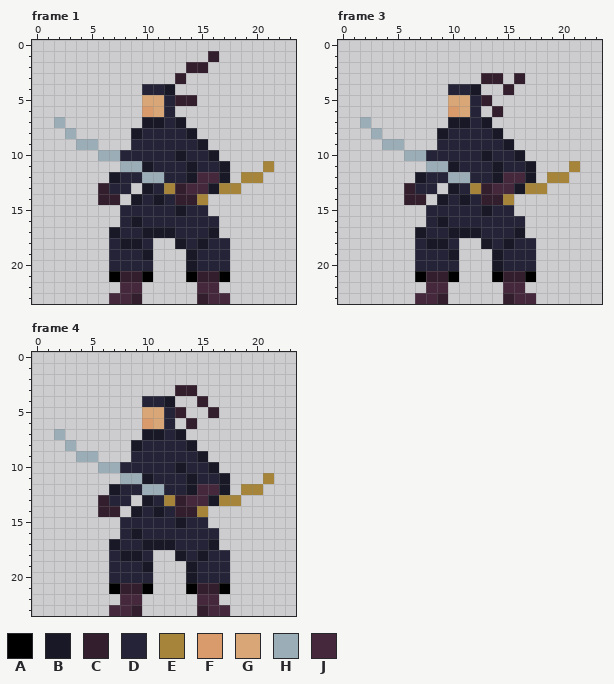
Two states of a pixel-art file, Scenes/Guy/Archetypes/Swordsman/swordsman_jump.aseprite. Above: the version before the commit.
24x24 pixels, 4 frames. Shown: frame 1, frame 3, frame 4. The commit also changed other frames, which this record leaves out.
Palette (. is transparent): A #000000  B #191826  C #331e2d  D #252338  E #a6853a  F #d99a6c  G #d9a677  H #9badb7  J #45283c
Pixels before, frame 1, first column x 2:
 1 ..............C.....
 2 ............CC......
 3 ...........C........
 4 ........DDB.........
 5 ........GGDCC.......
 6 ........FGD.........
 7 H.......BBDB........
 8 .H.....BDDDDB.......
 9 ..HH...DDDDDDB......
10 ....HHDDDDDBDDB.....
11 ......HHBDDDBDDB...E
12 .....BDDHHDDBJJB.EE.
13 ....CDD.BDECJJBEE...
14 ....CC.BDBDCCE......
15 ......DDDDDBDD......
16 ......DBDDDDDDD.....
17 .....BDDBBBDDDB.....
18 .....DBBD..BDBDD....
19 .....DDDB...BDDD....
20 .....DDDD...BDDD....
21 .....ACCA...ACCA....
22 ......JJ.....JJ.....
23 .....JJC.....CJJ....
Pixels before, frame 3, first column x 2:
 3 ...........CC.C.....
 4 ........DDB..C......
 5 ........GGDC........
 6 ........FGD.C.......
 7 H.......BBDB........
 8 .H.....BDDDDB.......
 9 ..HH...DDDDDDB......
10 ....HHDDDDDBDDB.....
11 ......HHBDDDBDDB...E
12 .....BDDHHDDBJJB.EE.
13 ....CDD.BDECJJBEE...
14 ....CC.BDBDCCE......
15 ......DDDDDBDD......
16 ......DBDDDDDDD.....
17 .....BDDBBBDDDB.....
18 .....DBBD..BDBDD....
19 .....DDDB...BDDD....
20 .....DDDD...BDDD....
21 .....ACCA...ACCA....
22 ......JJ.....JJ.....
23 .....JJC.....CJJ....
Pixels before, frame 4, first column x 2:
 3 ...........CC.......
 4 ........DDB..C......
 5 ........GGDC..C.....
 6 ........FGD.C.......
 7 H.......BBDB........
 8 .H.....BDDDDB.......
 9 ..HH...DDDDDDB......
10 ....HHDDDDDBDDB.....
11 ......HHBDDDBDDB...E
12 .....BDDHHDDBJJB.EE.
13 ....CDD.BDECJJBEE...
14 ....CC.BDBDCCE......
15 ......DDDDDBDD......
16 ......DBDDDDDDD.....
17 .....BDDBBBDDDB.....
18 .....DBBD..BDBDD....
19 .....DDDB...BDDD....
20 .....DDDD...BDDD....
21 .....ACCA...ACCA....
22 ......JJ.....JJ.....
23 .....JJC.....CJJ....
Now the later version:
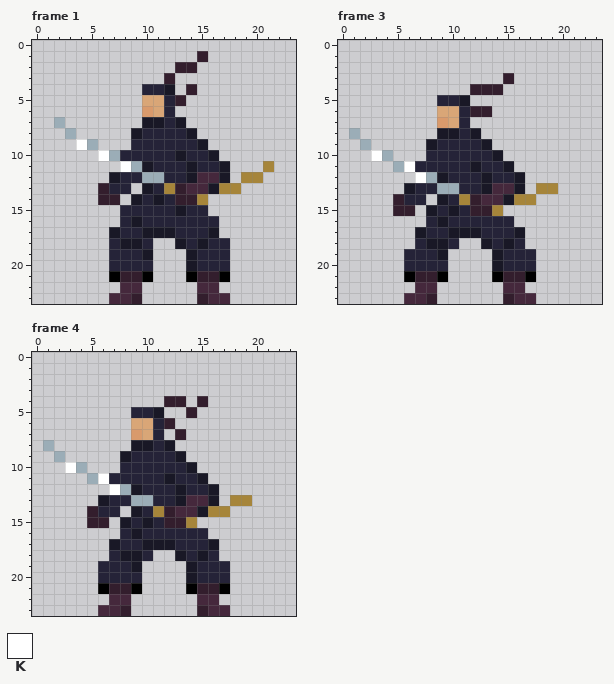
Colours new in this view: K #ffffff
What changed:
Changed rows in their new state; - is an unchanged pixel.
Frame 1:
first column x 12:
 1 ---C.
 2 -C-.-
 3 C.---
 4 --C--
 5 --.--
first column x 4:
 9 K----
10 --K--
11 ----K
Frame 3:
first column x 1:
 3 ------------..C.-----
 4 ---------..CCC.------
 5 --------DDB..--------
 6 --------GGDCC.-------
 7 -.------FGD..--------
 8 H-.------B-B..-------
 9 -H-..--B----B..------
10 --KH-..-----DB..-----
11 ----HKDDDD-B-DB..---.
12 ------KHBDD-BDDB.-..-
13 -----B--HH-DB---.-E--
14 ----CDD---ECJJBEE----
15 ----CC-B-B-CCE.------
16 ---------------.-----
18 ----------------.----
19 -----D--B.-----------
20 -----D---.-----------
21 -----AC-A.-----------
22 ------J-.------------
23 -----J-C.------------
Frame 4:
first column x 1:
 3 ------------..-------
 4 ---------..CC--------
 5 --------DDB..C-.-----
 6 --------GGDC-.-------
 7 -.------FGD.C--------
 8 H-.------B-B..-------
 9 -H-..--B----B..------
10 --KH-..-----DB..-----
11 ----HKDDDD-B-DB..---.
12 ------KHBDD-BDDB.-..-
13 -----B--HH-DB---.-E--
14 ----CDD---ECJJBEE----
15 ----CC-B-B-CCE.------
16 ---------------.-----
18 ----------------.----
19 -----D--B.-----------
20 -----D---.-----------
21 -----AC-A.-----------
22 ------J-.------------
23 -----J-C.------------
